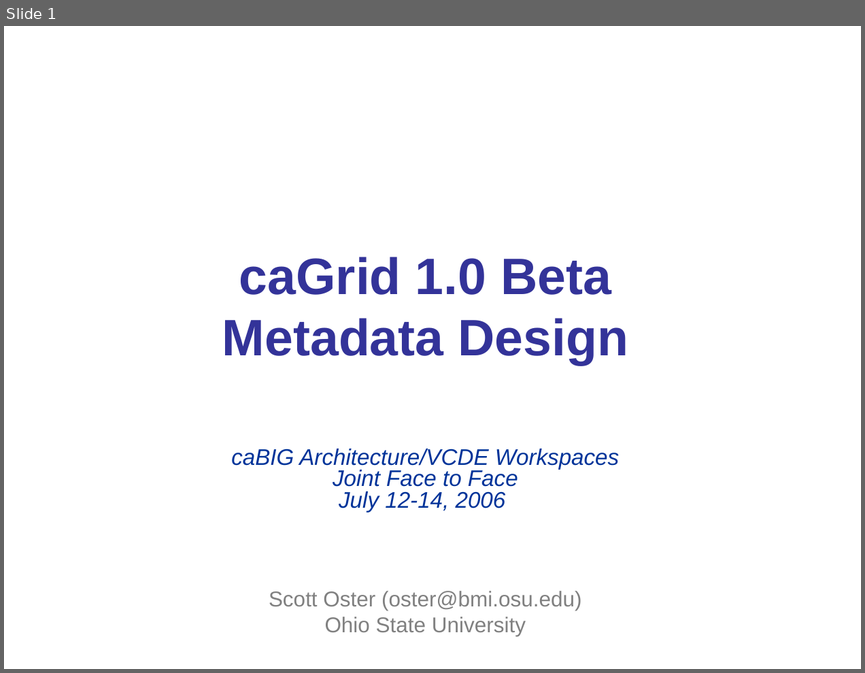
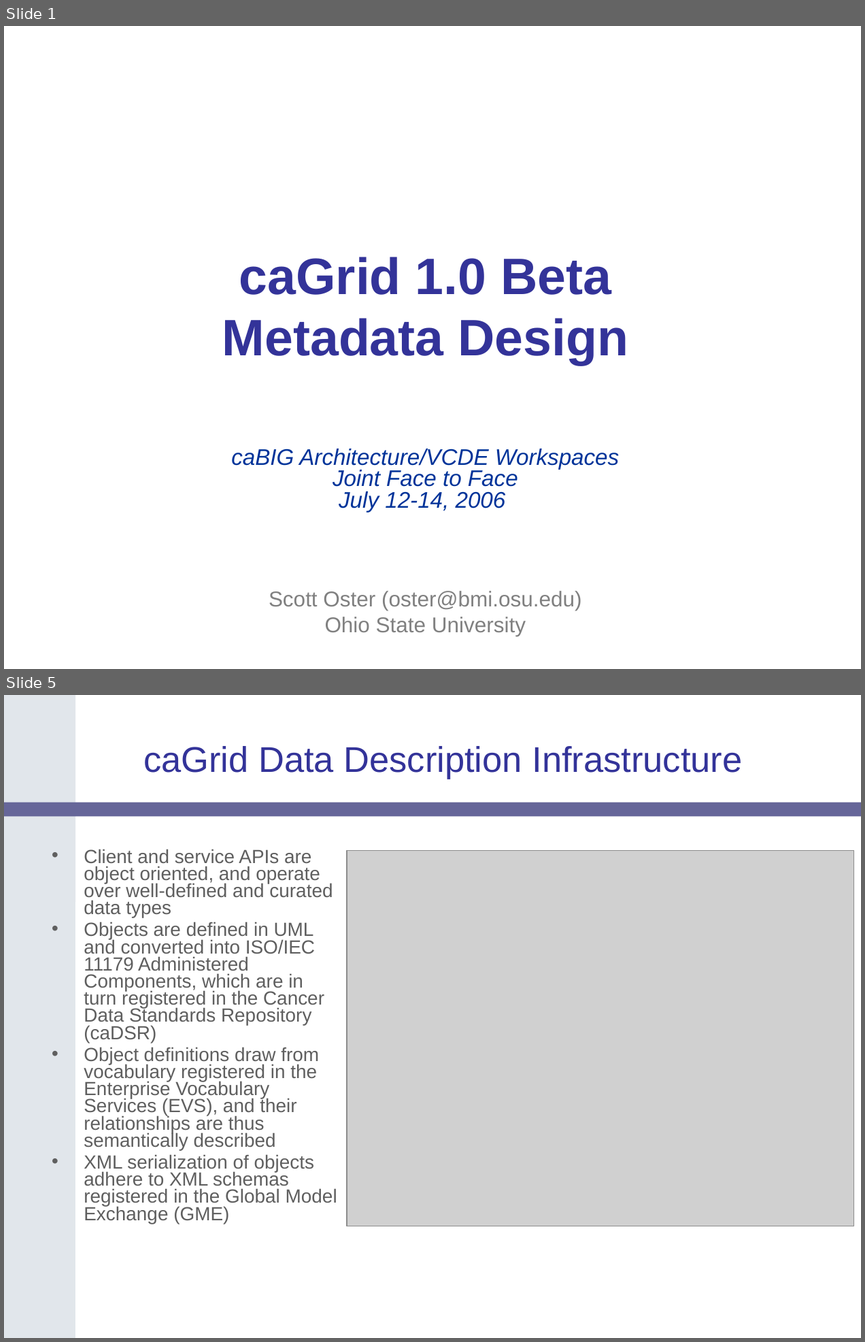
Before and after one commit to NCIP/cagrid-portal, a slide deck: cagrid-1-0/Documentation/presentations/200607_VCDE_ARCH/caGrid-1.0_Beta_Metadata.ppt. Shown one above the other, each under a label of ours: slide 1 before the commit, slides 1 and 5 after it; the slides between them are not shown. The pictures are 865x673 and 865x1342 pixels, drawn with LibreOffice and Linux fonts; fonts in the diff are those of the drawing; grey boxes stand for pictures; background and template pictures are left out. Boxes give left, top, right and bottom in pixels: in the first picture for what was removed or moved away, otherwise in the second. Text is boxed around its words. In the diff, an @@ line names an element or a change of style, - is before the commit and + after.

```diff
--- a/cagrid-1-0/Documentation/presentations/200607_VCDE_ARCH/caGrid-1.0_Beta_Metadata.ppt
+++ b/cagrid-1-0/Documentation/presentations/200607_VCDE_ARCH/caGrid-1.0_Beta_Metadata.ppt
@@ slide 5 added at bbox=[4, 695, 861, 1338], background #FFFFFF @@
@@ freeform shape added at bbox=[4, 695, 75, 1338], fill #E1E6EB @@
@@ title added at bbox=[143, 746, 742, 779], 30 pt, text #333399 @@
+caGrid Data Description Infrastructure
@@ rounded rectangle added at bbox=[4, 802, 861, 817], fill #666699 @@
@@ text added at bbox=[84, 849, 337, 1223], 16 pt, text #5F5F5F @@
+• Client and service APIs are object oriented, and operate over well-defined and curated data types
+• Objects are defined in UML and converted into ISO/IEC 11179 Administered Components, which are in turn registered in the Cancer Data Standards Repository (caDSR)
+• Object definitions draw from vocabulary registered in the Enterprise Vocabulary Services (EVS), and their relationships are thus semantically described
+• XML serialization of objects adhere to XML schemas registered in the Global Model Exchange (GME)
@@ picture added at bbox=[347, 850, 854, 1225] @@
```
Also in this commit, not shown: 41 other slides added, 1 slide removed.
